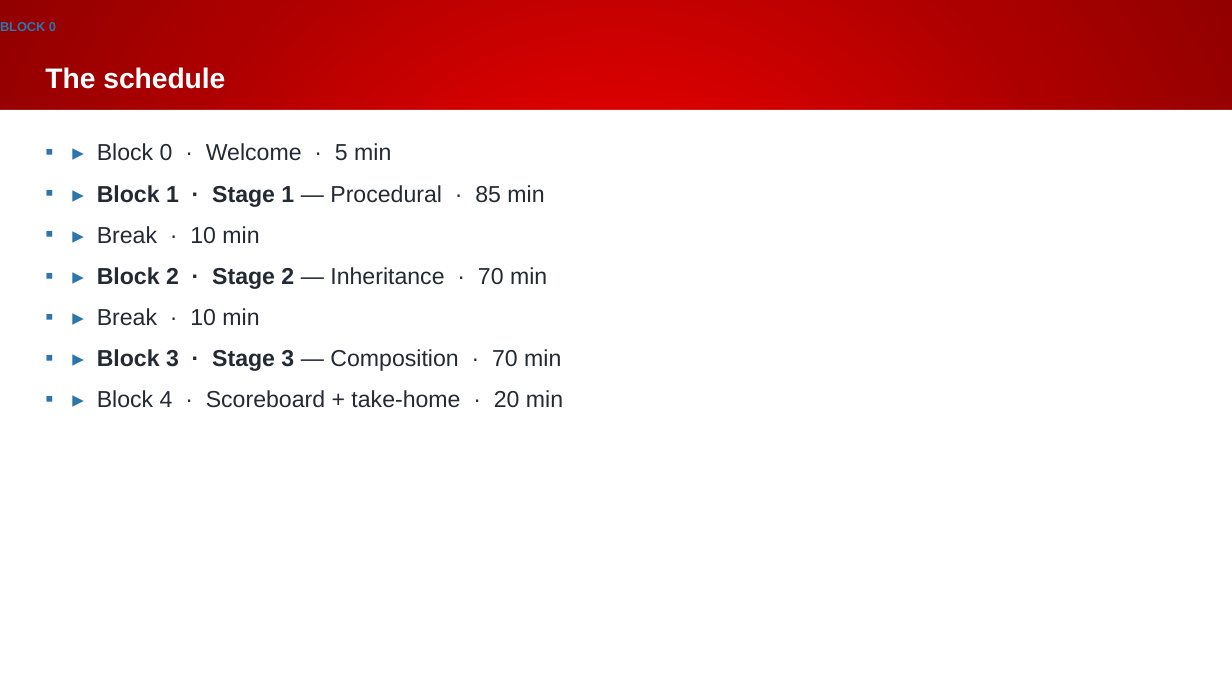
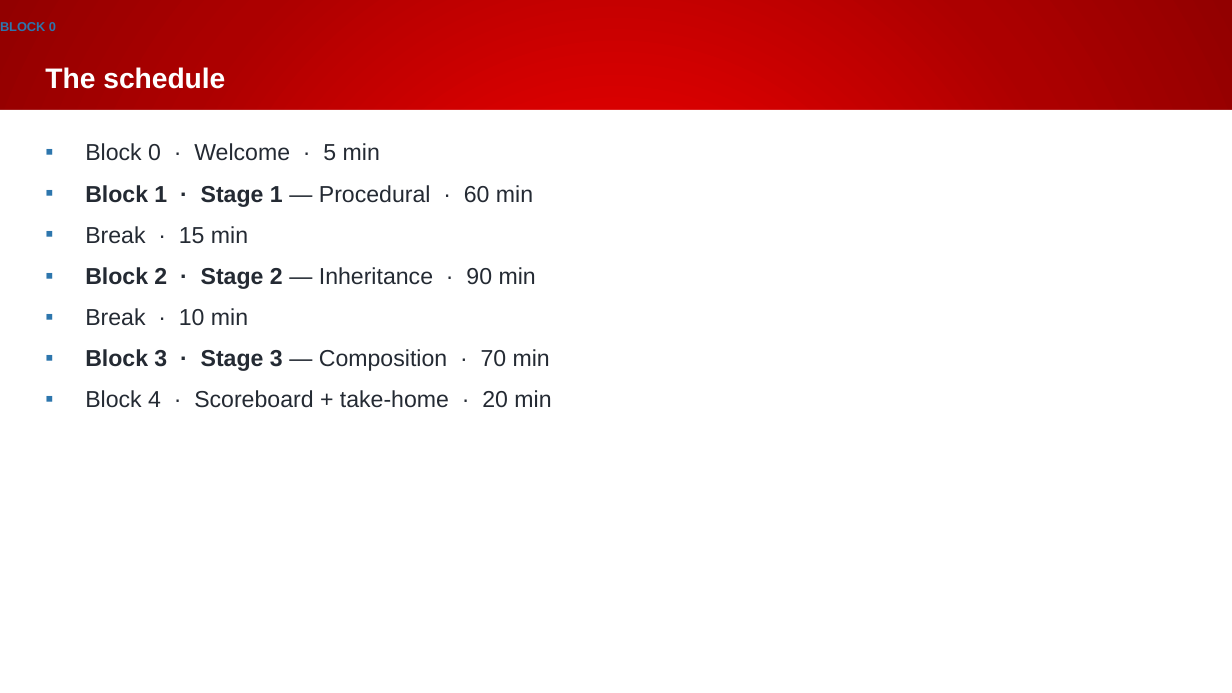
Before and after one commit to Beckhoff-USA-Community/Procedural_To_SOLID, a slide deck: slide 3 of presentation/NEM2026_workshop.pptx. Drawn at 1232x693 pixels with LibreOffice and Linux fonts; fonts in the diff are those of the drawing; background and template pictures are left out. Boxes give left, top, right and bottom in pixels: in the first picture for what was removed or moved away, otherwise in the second. Text is boxed around its words. In the diff, an @@ line names an element or a change of style, - is before the commit and + after.

```diff
--- a/presentation/NEM2026_workshop.pptx
+++ b/presentation/NEM2026_workshop.pptx
@@ text at [85, 143, 551, 408]: text changed @@
-▪ ▸ Block 0 · Welcome · 5 min
-▪ ▸ Block 1 · Stage 1 — Procedural · 85 min
-▪ ▸ Break · 10 min
-▪ ▸ Block 2 · Stage 2 — Inheritance · 70 min
-▪ ▸ Break · 10 min
-▪ ▸ Block 3 · Stage 3 — Composition · 70 min
-▪ ▸ Block 4 · Scoreboard + take-home · 20 min
+▪ Block 0 · Welcome · 5 min
+▪ Block 1 · Stage 1 — Procedural · 60 min
+▪ Break · 15 min
+▪ Block 2 · Stage 2 — Inheritance · 90 min
+▪ Break · 10 min
+▪ Block 3 · Stage 3 — Composition · 70 min
+▪ Block 4 · Scoreboard + take-home · 20 min
```
Also in this commit, not shown: 21 other slides changed, 15 slides added, 1 slide removed, 2 other files.
